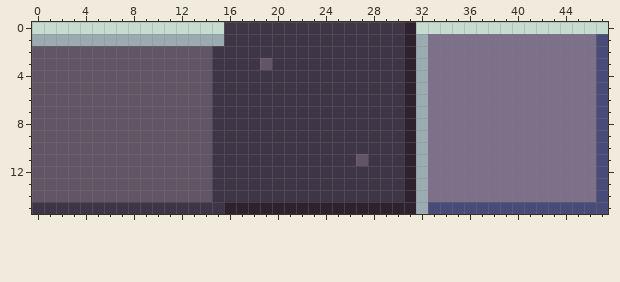
Pixel-art file -- graphics/source/tileset_placeholder.aseprite. Above: the version before the commit.
48x16 pixels, 1 frame.
The result:
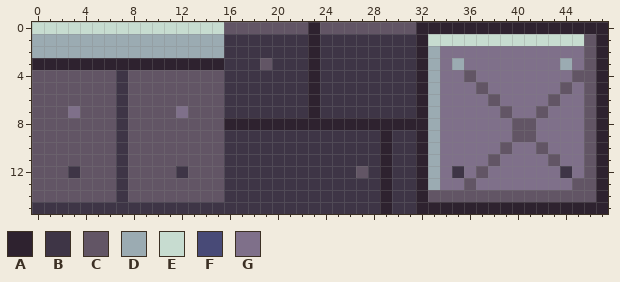
Palette (. is transparent): A #2e222f  B #3e3546  C #625565  D #9babb2  E #c7dcd0  F #484a77  G #7f708a
The edit:
Changed rows in their new state; - is an unchanged pixel.
first column x 0:
 0 ----------------CCCCCCCACCCCCCCCAAAAAAAAAAAAAAAA
 1 -----------------------A-------BAEEEEEEEEEEEEECA
 2 DDDDDDDDDDDDDDDD-------A-------BAD------------CA
 3 AAAAAAAAAAAAAAAA-------A-------BAD-D--------D-CA
 4 -------B-------C-------A-------BAD--C--------CCA
 5 -------B-------C-------A-------BAD---C------C-CA
 6 -------B-------C-------A-------BAD----C----C--CA
 7 ---G---B----G--C-------A-------BAD-----C--C---CA
 8 -------B-------CAAAAAAAAAAAAAAA-AD------CC----CA
 9 -------B-------C-------------A-BAD------CC----CA
10 -------B-------C-------------A-BAD-----C--C---CA
11 -------B-------C-----------B-A-BAD----C----C--CA
12 ---B---B----B--C-----------C-A-BAD-B-C------B-CA
13 -------B-------C-------------A-BAD--C--------CCA
14 -------B-------C-------------A-BACCCCCCCCCCCCCCA
15 ----------------BBBBBBBBBBBBB-BBAAAAAAAAAAAAAAAA
